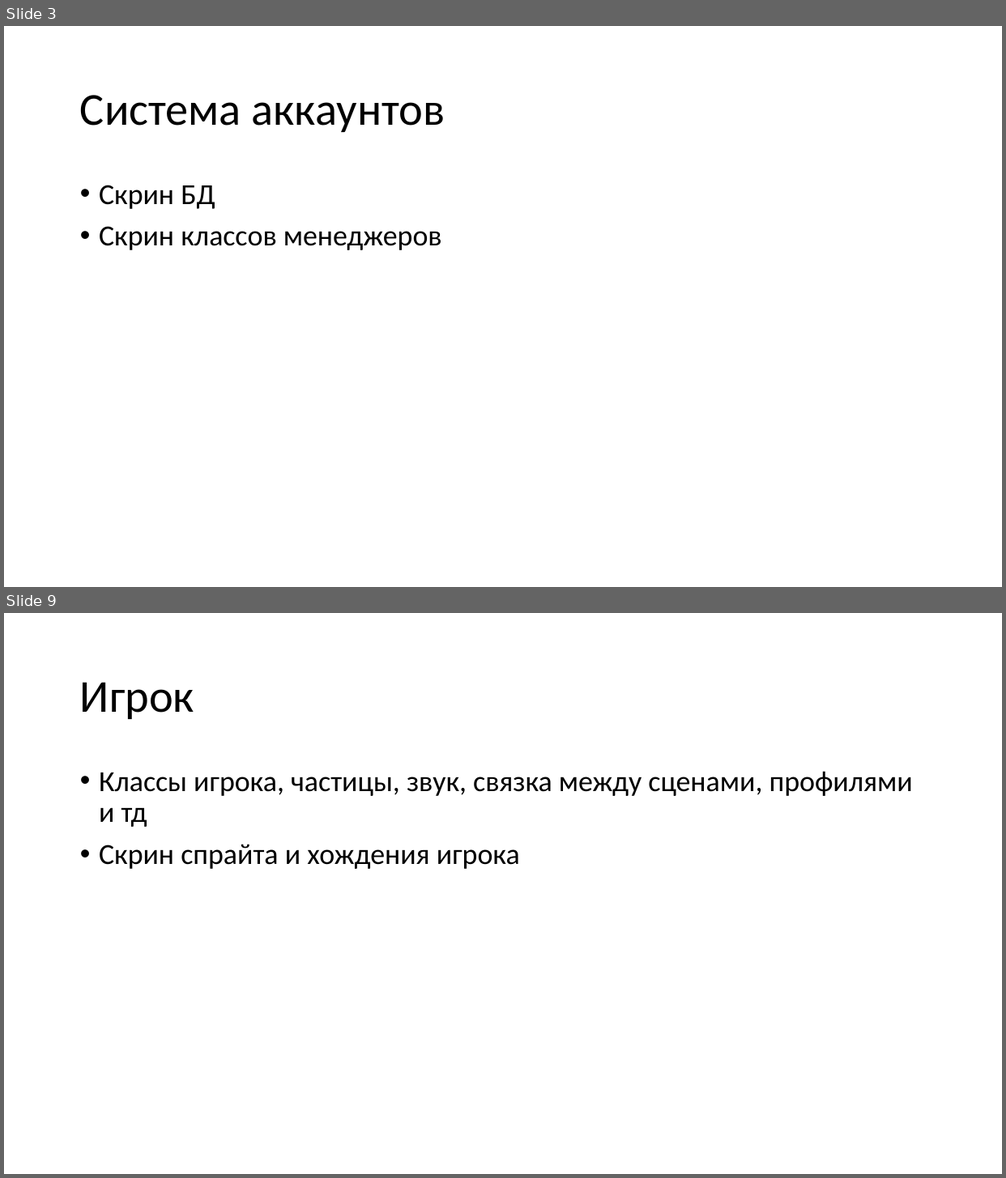
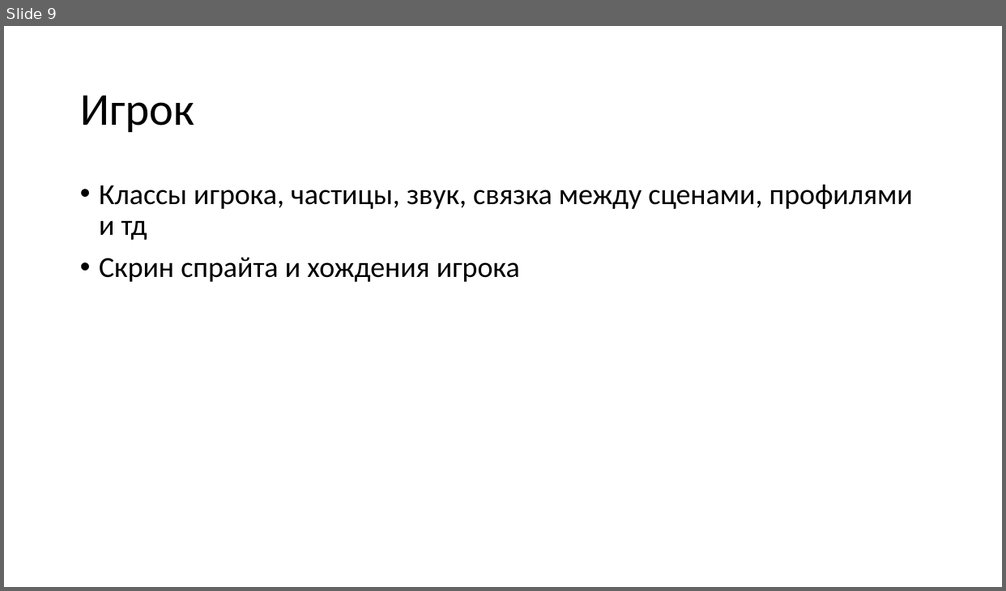
Before and after one commit to txtXD949/parafect, a slide deck: docs/Parafect.pptx. Shown one above the other, each under a label of ours: slides 3 and 9 before the commit, slide 9 after it; the slides between them are not shown. The pictures are 1006x1178 and 1006x591 pixels, drawn with LibreOffice and Linux fonts; fonts in the diff are those of the drawing. Boxes give left, top, right and bottom in pixels: in the first picture for what was removed or moved away, otherwise in the second. Text is boxed around its words. In the diff, an @@ line names an element or a change of style, - is before the commit and + after.

```diff
--- a/docs/Parafect.pptx
+++ b/docs/Parafect.pptx
@@ slide 3 removed at <box>4,26,1002,587</box>, background #FFFFFF @@
@@ title removed at <box>80,95,445,132</box> @@
-Система аккаунтов
@@ text removed at <box>99,185,442,250</box> @@
-• Скрин БД
-• Скрин классов менеджеров
```
Also in this commit, not shown: 4 slides changed, 7 slides added, 6 other slides removed, 4 other files.
